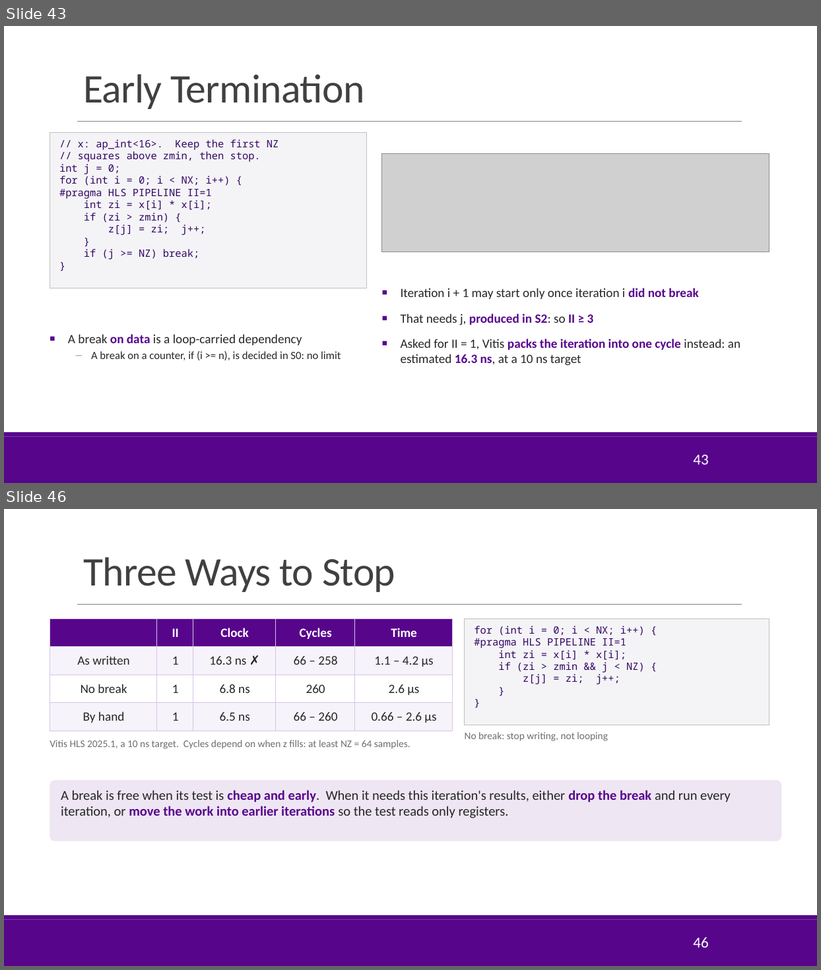
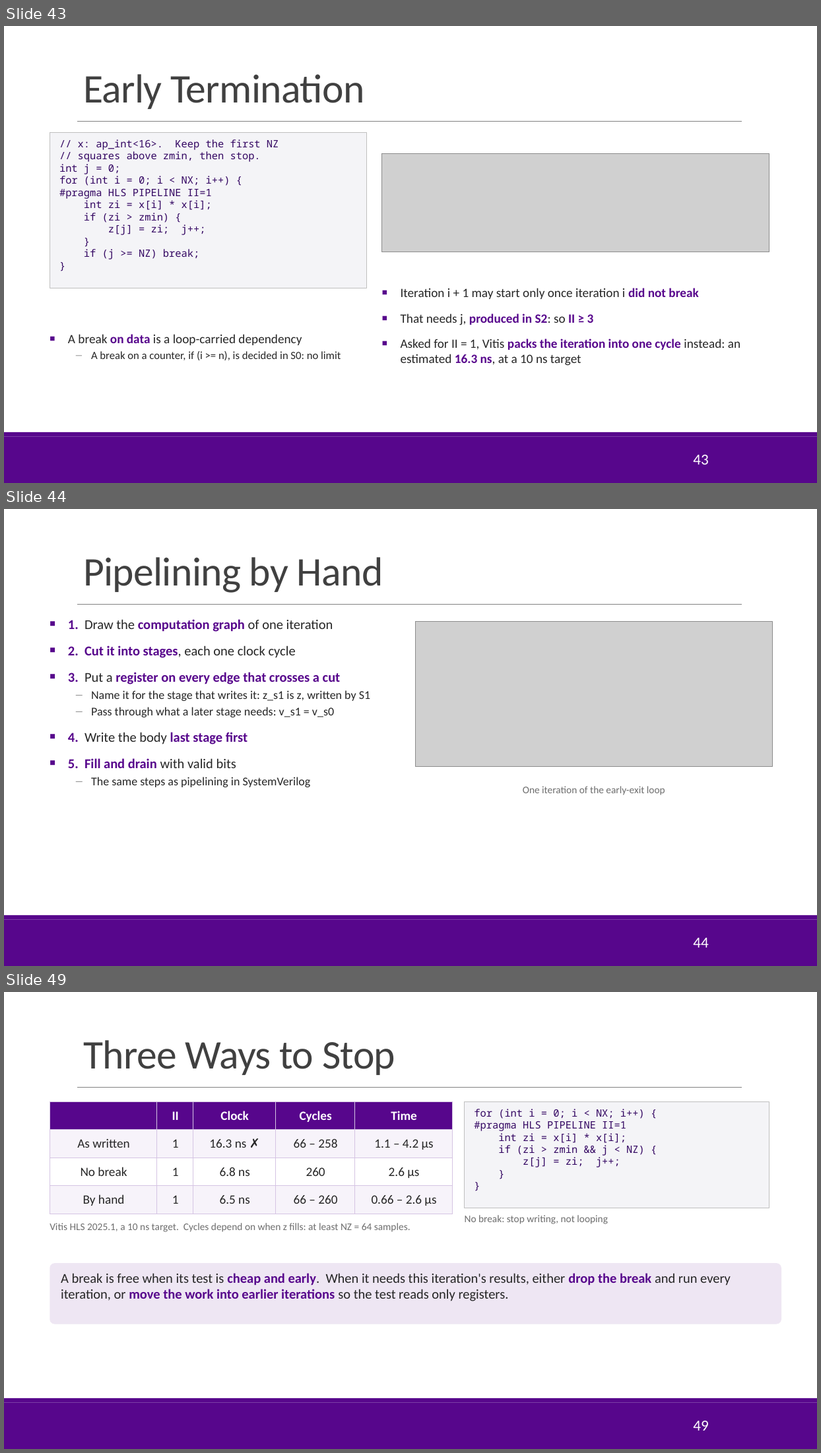
Before and after one commit to sdrangan/hwdesign, a slide deck: units/unit07_loopopt/loopopt.pptx. Shown one above the other, each under a label of ours: slides 43 and 46 before the commit, slides 43, 44 and 49 after it; the slides between them are not shown. The pictures are 821x970 and 821x1453 pixels, drawn with LibreOffice and Linux fonts; fonts in the diff are those of the drawing; grey boxes stand for pictures; background and template pictures are left out. Boxes give left, top, right and bottom in pixels: in the first picture for what was removed or moved away, otherwise in the second. Text is boxed around its words. In the diff, an @@ line names an element or a change of style, - is before the commit and + after.

```diff
--- a/units/unit07_loopopt/loopopt.pptx
+++ b/units/unit07_loopopt/loopopt.pptx
@@ slide 44 added at [4, 509, 817, 966], background #FFFFFF; not listed: 3 template elements that a slide beside it also shows @@
@@ title added at [83, 557, 384, 593], 48 pt, text #404040 @@
+Pipelining by Hand
@@ text added at [68, 619, 370, 788], 16 pt, text #262626 @@
+■ 1. Draw the computation graph of one iteration
+■ 2. Cut it into stages, each one clock cycle
+■ 3. Put a register on every edge that crosses a cut
+– Name it for the stage that writes it: z_s1 is z, written by S1
+– Pass through what a later stage needs: v_s1 = v_s0
+■ 4. Write the body last stage first
+■ 5. Fill and drain with valid bits
+– The same steps as pipelining in SystemVerilog
@@ picture added at [416, 622, 773, 767] @@
@@ text added at [523, 786, 665, 795], 12 pt, text #6E6E6E @@
+One iteration of the early-exit loop
@@ page number added at [693, 938, 708, 948], 18 pt, text #FFFFFF @@
+44
@@ what was slide 46 is now slide 49 @@
@@ page number at [693, 1421, 708, 1431]: text changed @@
-46
+49
```
Also in this commit, not shown: 1 slide changed, 3 other slides added, 1 slide removed, 6 other files.
